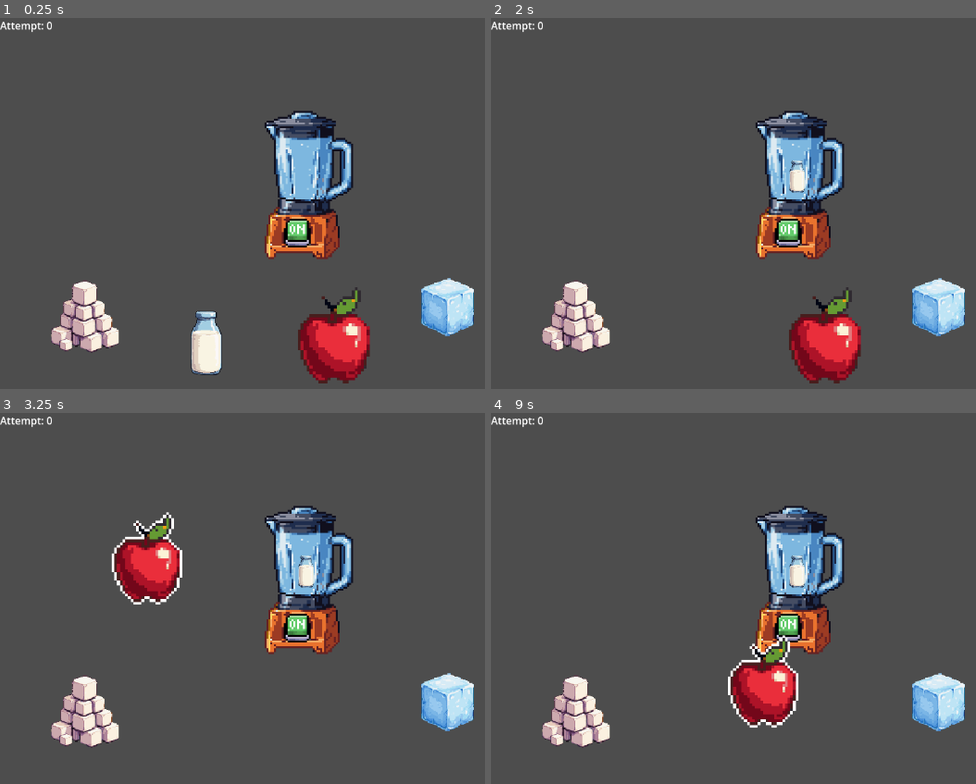
Above: before the commit, frames 1-4 (two rows, left to right).
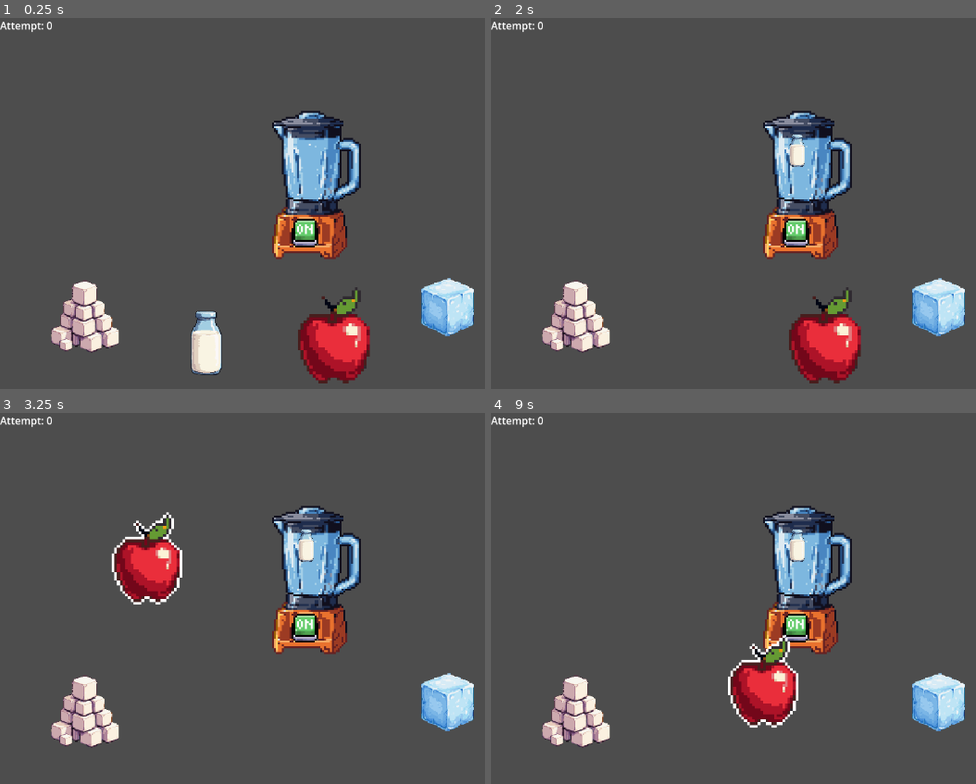
Above: after the commit, the same moments.

Repository: the-real-ronji/MiniJameGam50
Game: Godot game, scene res://Scenes/Main.tscn
The game is run twice, just before and just after one commit, with the same random seed, the same clock (stepped at 60 frames per second) and the same inputs.
Inputs (mouse positions are in pixels of both pictures, inside the frame that each line leads up to):
- Up to frame 1 (0.25 s): no input
- Up to frame 2 (2 s): tap Enter (ui_accept) at 0.5 s; drag from (573, 318) to (932, 133) at 0.52 s; drag from (694, 333) to (825, 307) at 1.27 s
- Up to frame 3 (3.25 s): move the mouse to (451, 702) at 2.02 s; tap 3 at 2.1 s; click (451, 702) at 2.17 s; tap Enter (ui_accept) at 2.75 s; drag from (334, 732) to (145, 557) at 2.77 s
- Up to frame 4 (9 s): move the mouse to (outside the picture) at 3.52 s; tap 5 at 3.6 s; click (outside the picture) at 3.67 s; tap Enter (ui_accept) at 3.77, 4.25, 5, 5.75, 6.5, 6.77 s; drag from (636, 557) to (748, 516) at 4.27 s; move the mouse to (898, 620) at 5.02 s; tap 7 at 5.1 s; click (898, 620) at 5.17 s; drag from (748, 516) to (714, 643) at 5.77 s; move the mouse to (outside the picture) at 6.52 s; tap 9 at 6.6 s; click (outside the picture) at 6.67 s; drag from (714, 643) to (825, 702) at 7.27 s; move the mouse to (932, 528) at 8.02 s; tap 1 at 8.1 s; click (932, 528) at 8.17 s; drag from (825, 702) to (636, 557) at 8.77 s

The runs differ from the first frame. In frame 1, 4.5% of the frame differs, in the area x 54-75%, y 24-66%; in frame 2, 4.9%; in frame 3, 4.9%; in frame 4, 4.8%.

Commit message:
animation blender

Diff:
--- a/Scenes/blender_zone.tscn
+++ b/Scenes/blender_zone.tscn
@@ -367,6 +367,7 @@
 scale = Vector2(3, 3)
 sprite_frames = SubResource("SpriteFrames_vjepe")
 animation = &"blending"
+animation = &"stanby"
 autoplay = "stanby"
 
 [node name="VisualFeedback" type="Label" parent="."]
--- a/Scripts/apple_ingredient.gd
+++ b/Scripts/apple_ingredient.gd
@@ -1,6 +1,6 @@
 extends TextureRect
 
-@export var drop_position: Vector2 = Vector2(476, 257)
+@export var drop_position: Vector2 = Vector2(462, 220)
 @export var drop_scale: Vector2 = Vector2(0.5, 0.5)
 
 var dragging := false
--- a/Scripts/blender_zone.gd
+++ b/Scripts/blender_zone.gd
@@ -16,6 +16,10 @@
 	feedback_label.visible = false
 	blender_sprite.stop()
 
+func _process(delta: float) -> void:
+	var anim = self.get_child(0)
+	if GameManager.is_blending == true:
+		anim.play("blending")
 
 func show_feedback(text: String) -> void:
 	feedback_label.text = text
--- a/Scripts/milk_ingredient.gd
+++ b/Scripts/milk_ingredient.gd
@@ -1,6 +1,6 @@
 extends TextureRect
 
-@export var drop_position: Vector2 = Vector2(476, 240)
+@export var drop_position: Vector2 = Vector2(476, 200)
 @export var drop_scale: Vector2 = Vector2(0.5, 0.5)
 
 var dragging := false
--- a/Scripts/prep_phase.gd
+++ b/Scripts/prep_phase.gd
@@ -7,6 +7,7 @@
 @onready var green: ColorRect = $Green
 @onready var white: ColorRect = $White
 @onready var tutorial := $"prepphase tutorial"
+@onready var anim := $AnimatedSprite2D
 
 # --- State ---
 var pressed: bool = false
--- a/scripts/blend_phase.gd
+++ b/scripts/blend_phase.gd
@@ -40,6 +40,7 @@
 func _ready() -> void:
 	randomize()
 	$"blendphase tutorial".show()
+	GameManager.is_blending = true
 
 func start(data: Dictionary = {}) -> void:
 	var pool: Array[String] = ["1","2","3","4","5","6","7","8","9","0"]
@@ -123,6 +124,7 @@
 	success = true
 	print("\nBlend phase completed perfectly! Time: " + str(timer))
 	_end_phase(true, {"blend_success": true, "inputs_hit": current_index})
+	GameManager.is_blending = false
 
 func _fail(reason: String) -> void:
 	if not success:
--- a/scripts/game_manager.gd
+++ b/scripts/game_manager.gd
@@ -4,6 +4,7 @@
 var stage: String = "childhood"
 var childhood_correct = ["fruit", "milk"]
 var childhood_decoys = ["sugar cubes", "ice"]
+var is_blending = false
 
 func get_childhood_recipes() -> Array:
 	var num_correct = randi_range(3, 6)
Binary file changed: Sprites/final sprites/BlenderAnimation.png
